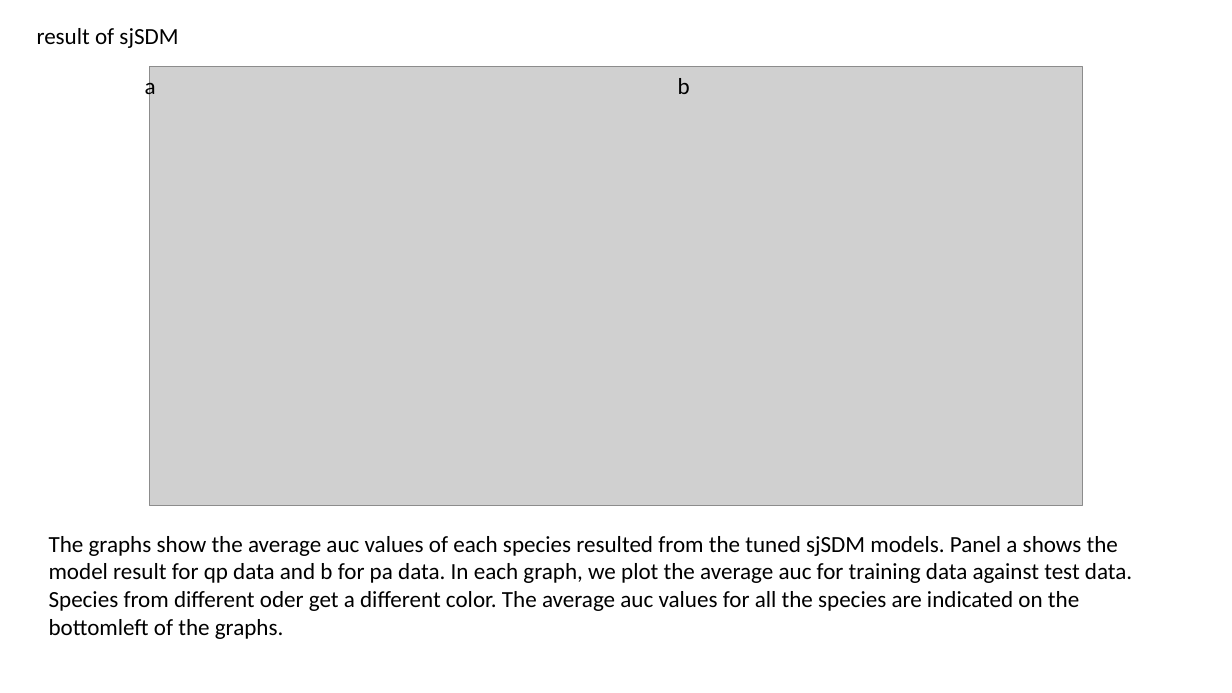
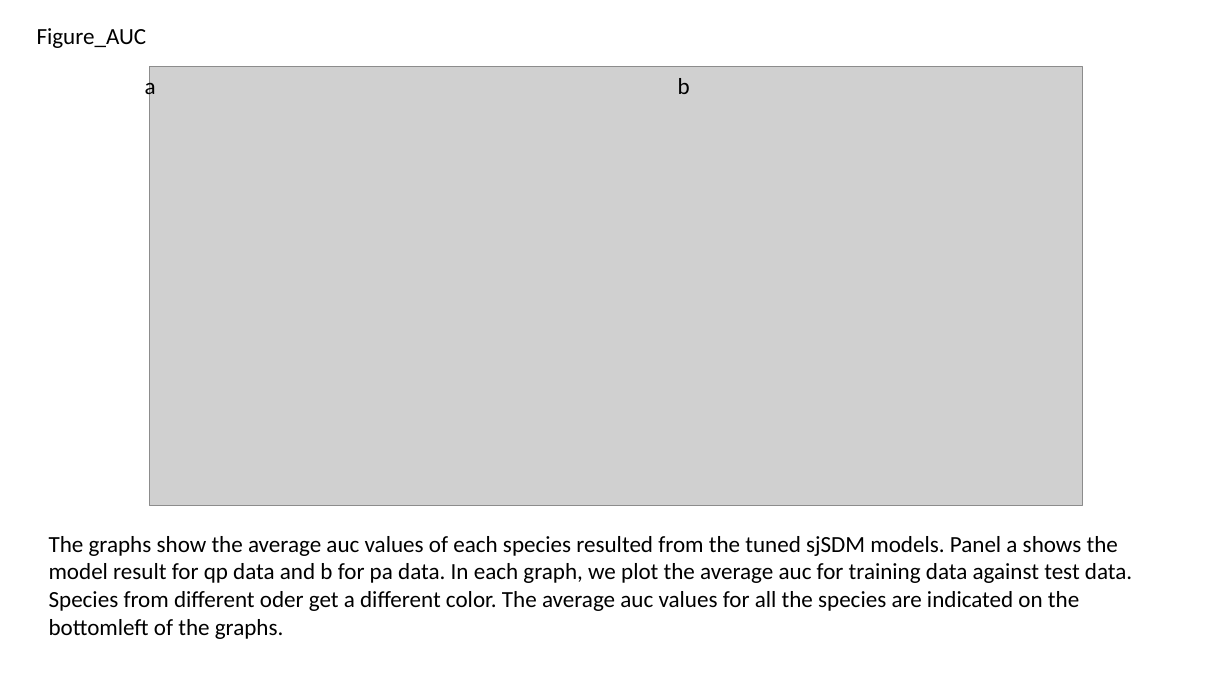
Before and after one commit to dougwyu/HJA_analyses_Kelpie, a slide deck: slide 11 of HJA_sjSDM_paper/misc_presentations/HJA Experiment Forest.ppt (slide 10 before the commit). Drawn at 1232x693 pixels with LibreOffice and Linux fonts; fonts in the diff are those of the drawing; grey boxes stand for pictures. Boxes give left, top, right and bottom in pixels: in the first picture for what was removed or moved away, otherwise in the second. Text is boxed around its words. In the diff, an @@ line names an element or a change of style, - is before the commit and + after.

```diff
--- a/HJA_sjSDM_paper/misc_presentations/HJA Experiment Forest.ppt
+++ b/HJA_sjSDM_paper/misc_presentations/HJA Experiment Forest.ppt
@@ text at box(37, 28, 147, 48): text changed @@
-result of sjSDM
+Figure_AUC
```
Also in this commit, not shown: 1 slide added, 2 other files.
